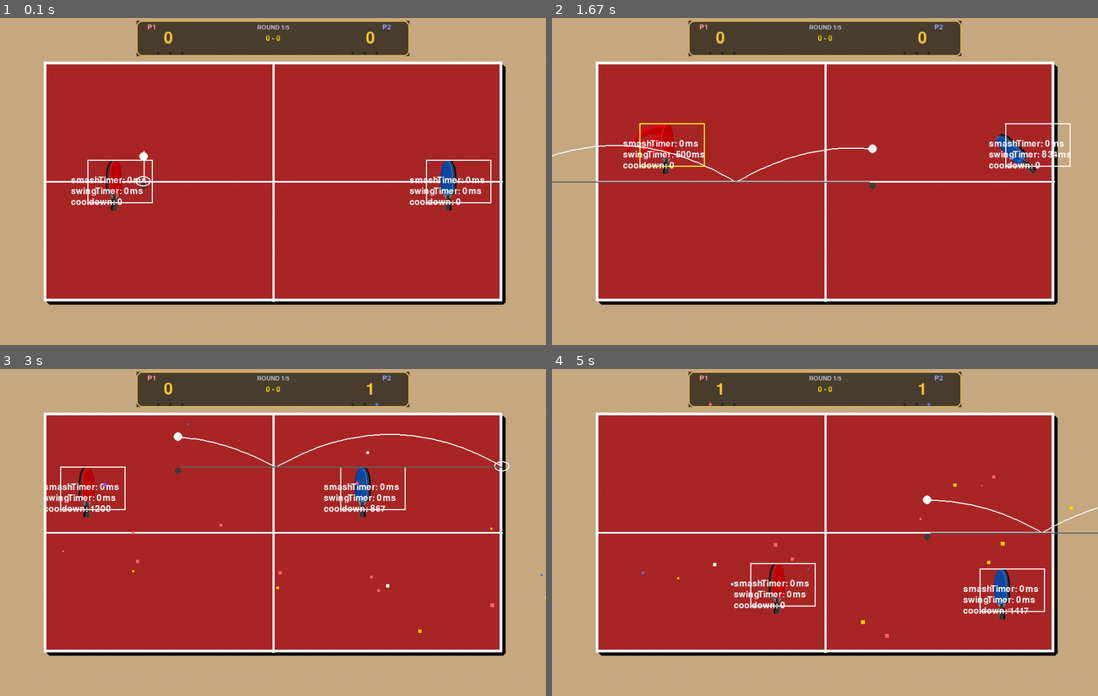
Above: before the commit, frames 1-4 (two rows, left to right).
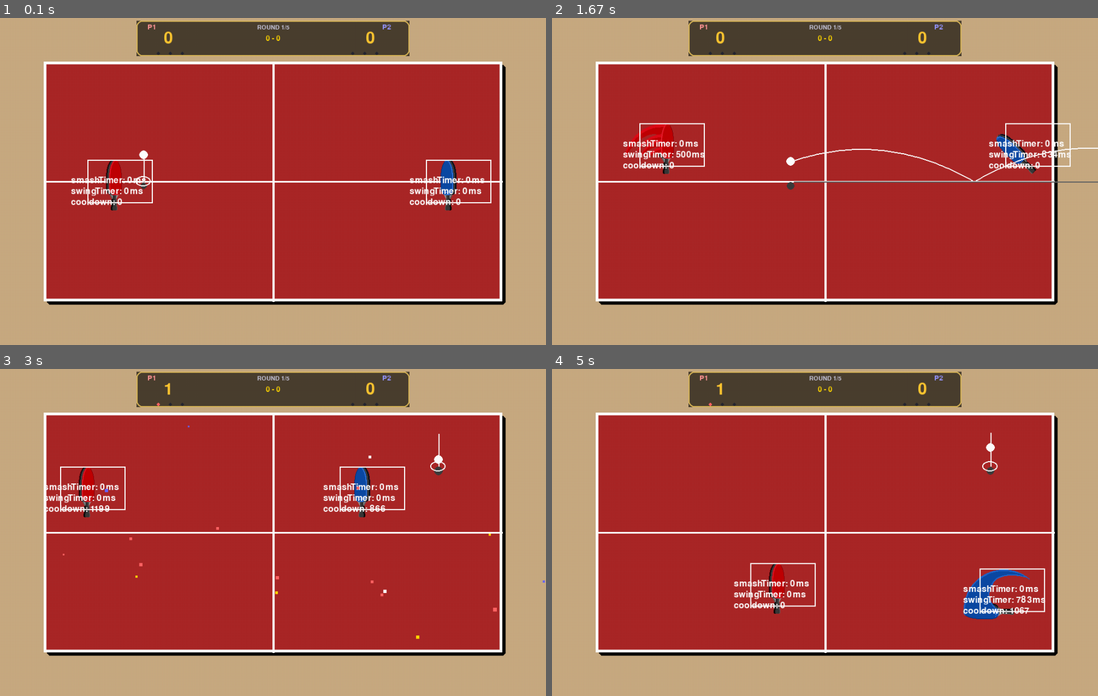
Above: after the commit, the same moments.

Repository: adhritarchak/CSI-2999-Group-C
Game: pygame game, started from game.py
Same seed, same stepped clock (60 frames per second), same inputs: the game is played once before the commit and once after it.
Inputs:
- Up to frame 1 (0.1 s): no input
- Up to frame 2 (1.67 s): hold Right 0.33-0.8 s; tap , at 0.83, 1.65 s; tap Q at 1.17 s; hold Up from 1.5 s (still down); hold W from 1.5 s (still down)
- Up to frame 3 (3 s): release Up at 1.8 s; release W at 1.8 s; hold Left 2.33-2.87 s; hold A 2.33-2.87 s; hold Down from 2.9 s (still down); hold S from 2.9 s (still down)
- Up to frame 4 (5 s): tap , at 3.05, 4.22 s; release Down at 3.2 s; release S at 3.2 s; hold Left 3.23-3.63 s; hold A 3.23-3.63 s; tap E at 3.38, 4.88 s; hold Right 4.07-4.7 s; hold D 4.07-4.7 s; hold Down from 4.73 s (still down); hold S from 4.73 s (still down)

The runs differ from the first frame. In frame 1, less than 0.1% of the frame differs, in the area x 25-28%, y 40-44%; in frame 2, 1.1%; in frame 3, 1.6%, in the area x 11-100%, y 4-83%; in frame 4, 1.6%.

Commit message:
Add files via upload

Diff:
--- a/game.py
+++ b/game.py
@@ -114,6 +114,7 @@
 
 waiting_for_serve = True
 serve_timer = 30
+last_scorer = None  # Track who scored last to determine server
 # ===== END SCORING SYSTEM =====
 
 # actual game
@@ -146,20 +147,21 @@
                     scoreboard.start_next_round()
                     scoring.reset_for_new_round(paddleConfig, ballConfig, Center_y, Left_Boundary, Right_Boundary)
 
-                    # Reset and serve ball immediately
+                    # Reset ball to player 1's side for new round
                     ball.set_position(
                         paddle1.hitbox.right + ballConfig['Radius'] + 5,
                         paddle1.hitbox.centery,
                         ballConfig['init_height']
                     )
                     ball.set_velocity(0, 0, 0)
-                    ball.bounce(1, 0)
-                    ball.served = True
-
-                    waiting_for_serve = False
+                    ball.served = False
+
+                    waiting_for_serve = True
+                    serve_timer = 30
                     chosen_card = None
                     shadow_balls.clear()
                     scoreboard.showing_round_end = False
+                    last_scorer = None
 
                 elif scoreboard.showing_match_end:
                     # Restart entire match
@@ -172,6 +174,7 @@
                     ball.set_velocity(0, 0, 0)
                     ball.served = False
                     scoreboard.showing_match_end = False
+                    last_scorer = None
 
     # ===== SHOW ROUND END SCREEN =====
     if scoreboard.showing_round_end:
@@ -207,10 +210,11 @@
     scored, winner = scoring.check_score()
     if scored:
         print(f"SCORING EVENT - Winner: Player {winner}")
+        last_scorer = winner  # Track who scored
         round_continues = scoreboard.add_point(winner)
         if round_continues:
-            # Reset ball for next point
-            scoring.reset_ball_for_serve(ballConfig)
+            # Reset ball for next point - ball appears on the LOSER's side
+            scoring.reset_ball_for_serve(ballConfig, last_scorer)  # Pass the scorer
             scoring.reset_paddle_states()
             waiting_for_serve = True
             serve_timer = 30
@@ -220,10 +224,6 @@
     if waiting_for_serve:
         if serve_timer > 0:
             serve_timer -= 1
-        else:
-            waiting_for_serve = False
-            ball.bounce(1, 0)
-            ball.served = True
 
         # Process paddle inputs while waiting
         paddle1.process_keys(keys, dt)
@@ -232,6 +232,27 @@
         paddle2.process_swing(dt)
         paddle1.process_smash(dt)
         paddle2.process_smash(dt)
+
+        # Check if a player hits the ball while waiting for serve
+        if ball.within_rect(paddle1.get_hitbox(), (0, 0)) and paddle1.can_hit_ball:
+            ball.bounce(1, paddle1.swingAngle)
+            ball.impulse((paddle1.velocity[0] * 0.01 * dt / 1000, paddle1.velocity[1] * 0.1 * dt / 1000, 0))
+            ball.multiplyVelocity(1 + (ballConfig['paddle_hit_boost'] * paddle1.smashPower))
+            paddle1.has_hit_ball = True
+            ball.served = True
+            waiting_for_serve = False
+            if chosen_card and chosen_card.is_Passive:
+                chosen_card.activate(ball=ball, paddle1=paddle1, paddle2=paddle2, shadow_balls=shadow_balls)
+
+        if ball.within_rect(paddle2.get_hitbox(), (0, 0)) and paddle2.can_hit_ball:
+            ball.bounce(-1, paddle2.swingAngle)
+            ball.impulse((paddle2.velocity[0] * 0.01 * dt / 1000, paddle2.velocity[1] * 0.1 * dt / 1000, 0))
+            ball.multiplyVelocity(1 + (ballConfig['paddle_hit_boost'] * paddle2.smashPower))
+            paddle2.has_hit_ball = True
+            ball.served = True
+            waiting_for_serve = False
+            if chosen_card and chosen_card.is_Passive:
+                chosen_card.activate(ball=ball, paddle1=paddle1, paddle2=paddle2, shadow_balls=shadow_balls)
     else:
         # ===== NORMAL GAME LOGIC =====
         paddle1.process_keys(keys, dt)
@@ -267,8 +288,8 @@
 
         ball.clamp_velocity()
 
-    # Update ball physics
-    ball.update_position()
+        # Update ball physics - ONLY when game is active (not waiting for serve)
+        ball.update_position()
 
     draw_table()
 
--- a/game_scoring.py
+++ b/game_scoring.py
@@ -21,13 +21,29 @@
             return True, 1
         return False, None
 
-    def reset_ball_for_serve(self, ball_config):
-        # Reset ball position to paddle 1
-        self.ball.set_position(
-            self.paddle1.hitbox.right + self.ball.radius + 5,
-            self.paddle1.hitbox.centery,
-            ball_config['init_height']
-        )
+    def reset_ball_for_serve(self, ball_config, scorer=None):
+        """Reset ball on the loser's side (whoever didn't score)"""
+        if scorer == 1:
+            # Player 1 scored, so ball goes to Player 2's side (loser)
+            self.ball.set_position(
+                self.paddle2.hitbox.left - self.ball.radius - 5,
+                self.paddle2.hitbox.centery,
+                ball_config['init_height']
+            )
+        elif scorer == 2:
+            # Player 2 scored, so ball goes to Player 1's side (loser)
+            self.ball.set_position(
+                self.paddle1.hitbox.right + self.ball.radius + 5,
+                self.paddle1.hitbox.centery,
+                ball_config['init_height']
+            )
+        else:
+            # First serve of the game - ball goes to Player 1's side
+            self.ball.set_position(
+                self.paddle1.hitbox.right + self.ball.radius + 5,
+                self.paddle1.hitbox.centery,
+                ball_config['init_height']
+            )
         self.ball.set_velocity(0, 0, 0)
         self.ball.served = False
 
@@ -42,7 +58,7 @@
         self.paddle2.has_hit_ball = False
 
     def reset_for_new_round(self, paddle_config, ball_config, center_y, left_boundary, right_boundary):
-        self.reset_ball_for_serve(ball_config)
+        self.reset_ball_for_serve(ball_config, None)
         self.paddle1.position = (left_boundary + 50, center_y - paddle_config['Paddle_Height'] // 2)
         self.paddle2.position = (right_boundary - 50 - paddle_config['Paddle_Width'], center_y - paddle_config['Paddle_Height'] // 2)
         self.paddle1.set_hitbox_pos(0, 0)
